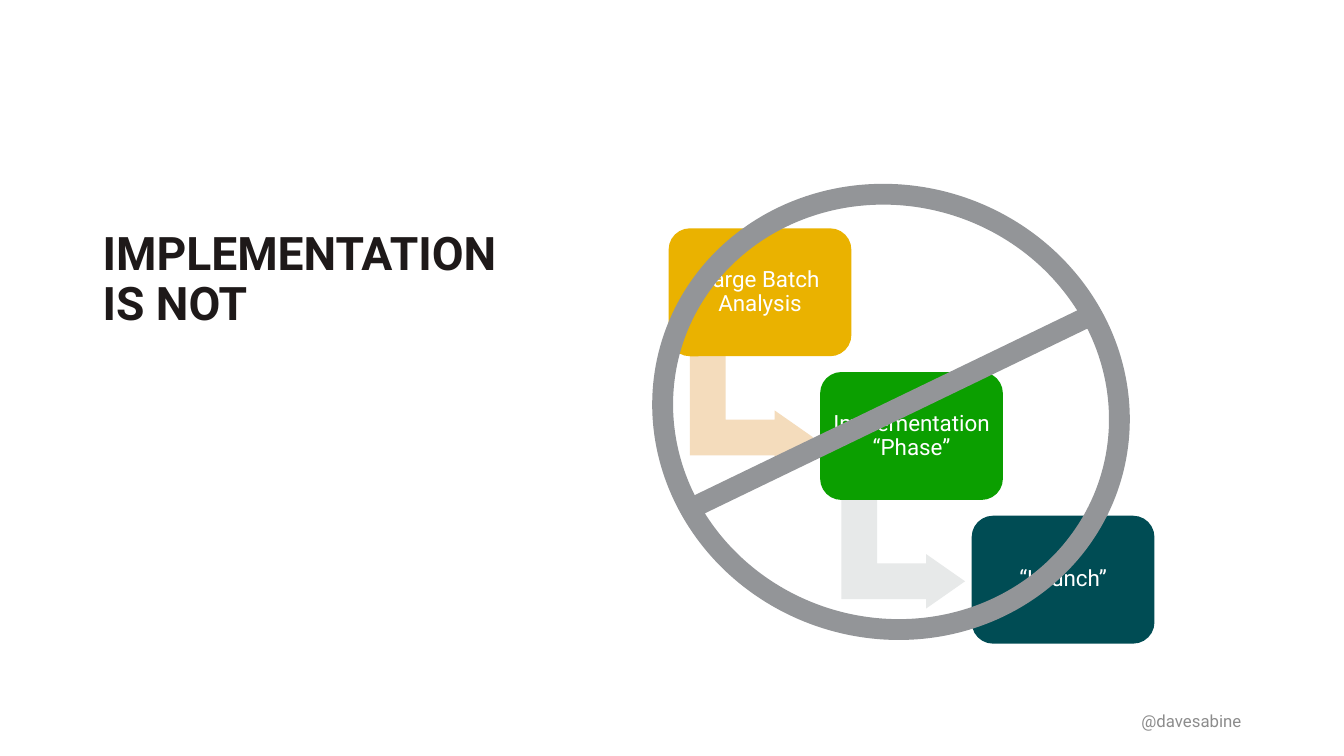
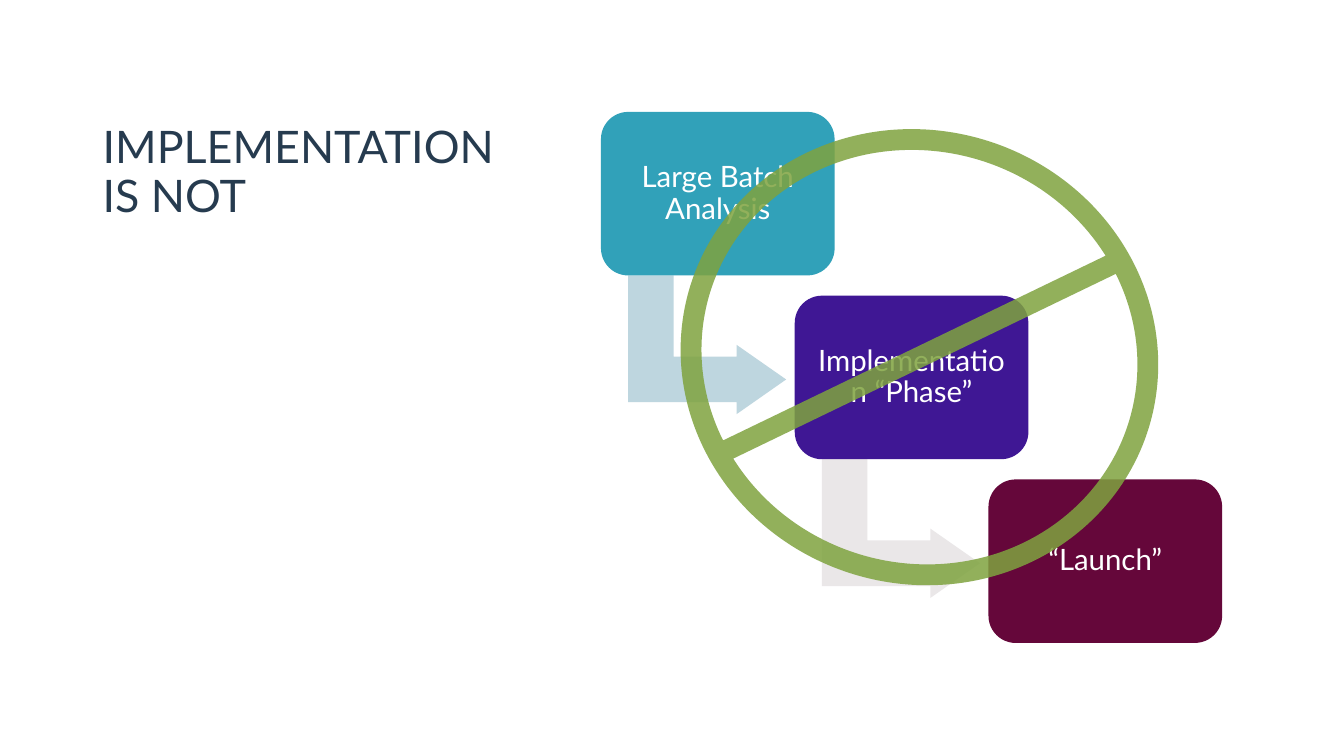
Before and after one commit to DavidSabine/The-Art-of-Agile-Product-Documentation, a slide deck: slide 12 of assets/The Art of Agile Documentation — Presentation — by David Sabine.pptx. Drawn at 1344x756 pixels with LibreOffice and Linux fonts; fonts in the diff are those of the drawing; background and template pictures are left out. Boxes give left, top, right and bottom in pixels: in the first picture for what was removed or moved away, otherwise in the second. Text is boxed around its words. In the diff, an @@ line names an element or a change of style, - is before the commit and + after.

```diff
--- a/assets/The Art of Agile Documentation — Presentation — by David Sabine.pptx
+++ b/assets/The Art of Agile Documentation — Presentation — by David Sabine.pptx
@@ title "IMPLEMENTATION IS NOT": place and size @@
-title "IMPLEMENTATION IS NOT" at [103, 236, 497, 321]
+title "IMPLEMENTATION IS NOT" at [103, 130, 494, 213]
@@ title "IMPLEMENTATION IS NOT" at [103, 130, 494, 213]: size 33 to 32 pt, font Roboto to Lato, text colour #1E1919 to #263B4F, bold off; less space between paragraphs; vertical alignment top to bottom @@
@@ no-entry sign: place and size @@
-no-entry sign at [594, 124, 1189, 701]
+no-entry sign at [622, 68, 1217, 646]
@@ no-entry sign at [622, 68, 1217, 646]: fill #939598 to #7FA33F at 85% opacity @@
@@ rounded rectangle added at [601, 112, 835, 275], fill #31A1B9 @@
@@ size 16 to 21 pt, font Roboto to Lato; more space between paragraphs in 3 elements at [1048, 545, 1162, 571], [875, 377, 973, 403], [642, 161, 794, 224] @@
@@ text "Large Batch Analysis": place and size @@
-text "Large Batch Analysis" at [701, 266, 819, 316]
+text "Large Batch Analysis" at [642, 161, 794, 224]
@@ rounded rectangle removed at [668, 229, 851, 357] @@
@@ bent up arrow: place and size @@
-bent up arrow at [690, 356, 814, 465]
+bent up arrow at [629, 276, 787, 415]
@@ bent up arrow at [629, 276, 787, 415]: fill #F5DDBD to #BED7E0 @@
@@ rounded rectangle: place and size @@
-rounded rectangle at [821, 372, 1003, 500]
+rounded rectangle at [795, 295, 1028, 459]
@@ rounded rectangle at [795, 295, 1028, 459]: fill #0B9F00 to #3F1794 @@
@@ text "Implementation “Phase”": place and size @@
-text "Implementation “Phase”" at [833, 410, 989, 456]
+text "Implementation “Phase”" at [875, 377, 973, 403]
@@ bent up arrow: place and size @@
-bent up arrow at [841, 500, 965, 608]
+bent up arrow at [822, 459, 981, 598]
@@ bent up arrow at [822, 459, 981, 598]: fill #E8E9EA to #EBE7E8 @@
@@ rounded rectangle: place and size @@
-rounded rectangle at [972, 516, 1154, 644]
+rounded rectangle at [989, 480, 1223, 643]
@@ rounded rectangle at [989, 480, 1223, 643]: fill #004C54 to #65073A @@
@@ text "“Launch”": place and size @@
-text "“Launch”" at [1019, 566, 1107, 593]
+text "“Launch”" at [1048, 545, 1162, 571]
@@ text removed at [1141, 714, 1241, 731] @@
-@davesabine
```
Also in this commit, not shown: 20 other slides changed, 4 other files.
